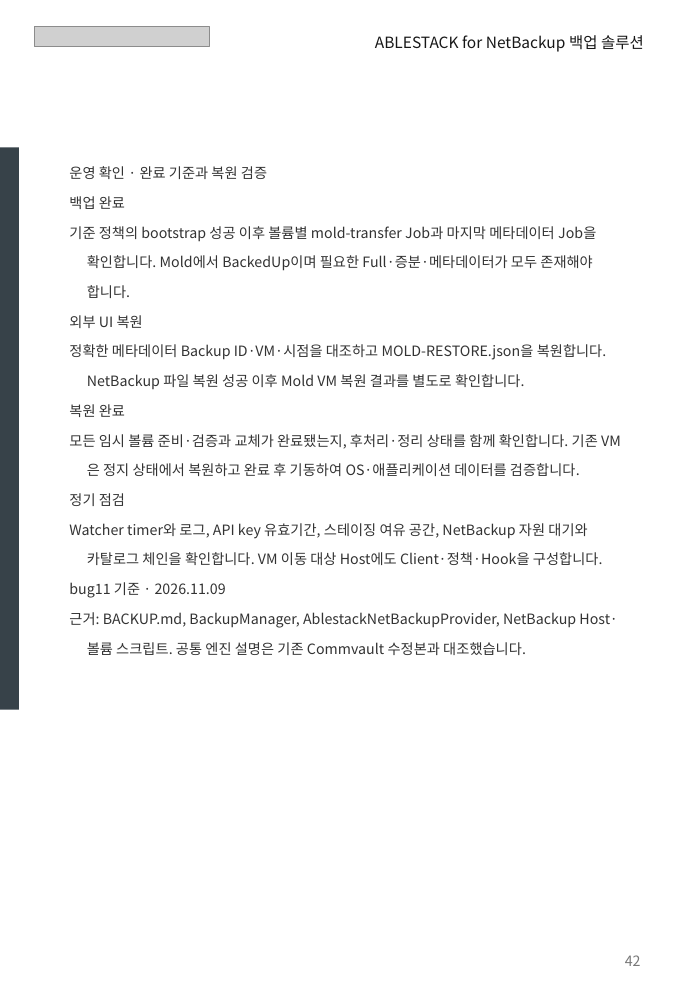
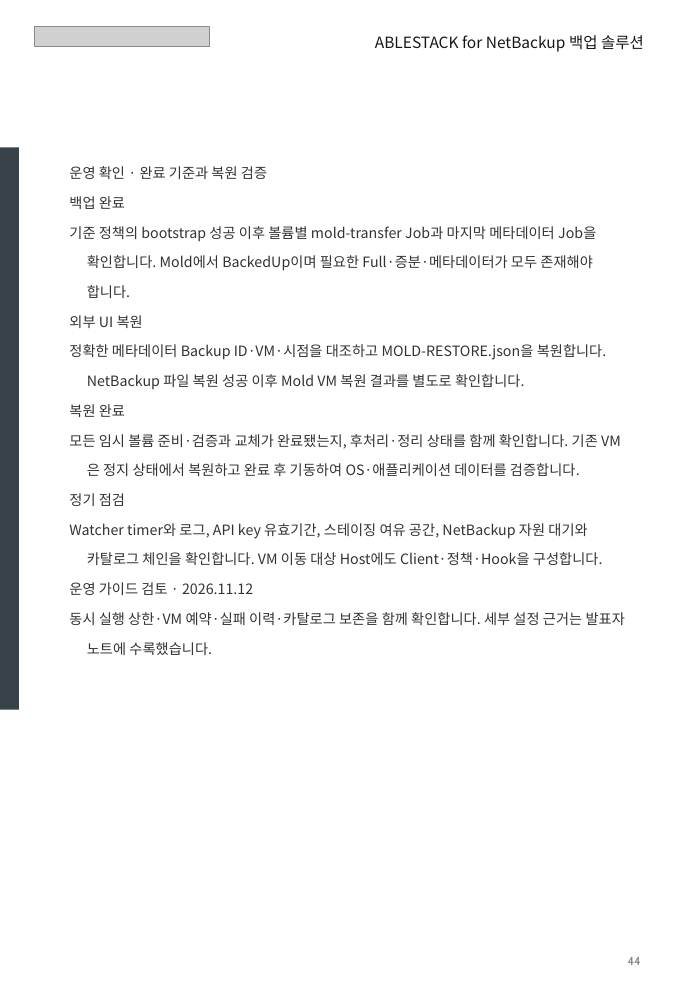
Before and after one commit to Dajeong-Park/ablestack-cloud, a slide deck: slide 44 of outputs/ABLESTACK_NetBackup_Europa_Update_Reviewed.pptx. Drawn at 698x1008 pixels with LibreOffice and Linux fonts; fonts in the diff are those of the drawing; grey boxes stand for pictures. Boxes give left, top, right and bottom in pixels: in the first picture for what was removed or moved away, otherwise in the second. Text is boxed around its words. In the diff, an @@ line names an element or a change of style, - is before the commit and + after.

```diff
--- a/outputs/ABLESTACK_NetBackup_Europa_Update_Reviewed.pptx
+++ b/outputs/ABLESTACK_NetBackup_Europa_Update_Reviewed.pptx
@@ text at (69, 582, 625, 655): text changed @@
-bug11 기준 · 2026.11.09
-근거: BACKUP.md, BackupManager, AblestackNetBackupProvider, NetBackup Host·볼륨 스크립트. 공통 엔진 설명은 기존 Commvault 수정본과 대조했습니다.
+운영 가이드 검토 · 2026.11.12
+동시 실행 상한·VM 예약·실패 이력·카탈로그 보존을 함께 확인합니다. 세부 설정 근거는 발표자 노트에 수록했습니다.
@@ text at (628, 957, 641, 965): text changed; size 11 to 9 pt; font Noto Sans CJK KR to Cabin @@
-42
+44
```
Also in this commit, not shown: 32 other slides changed, 48 other files.
